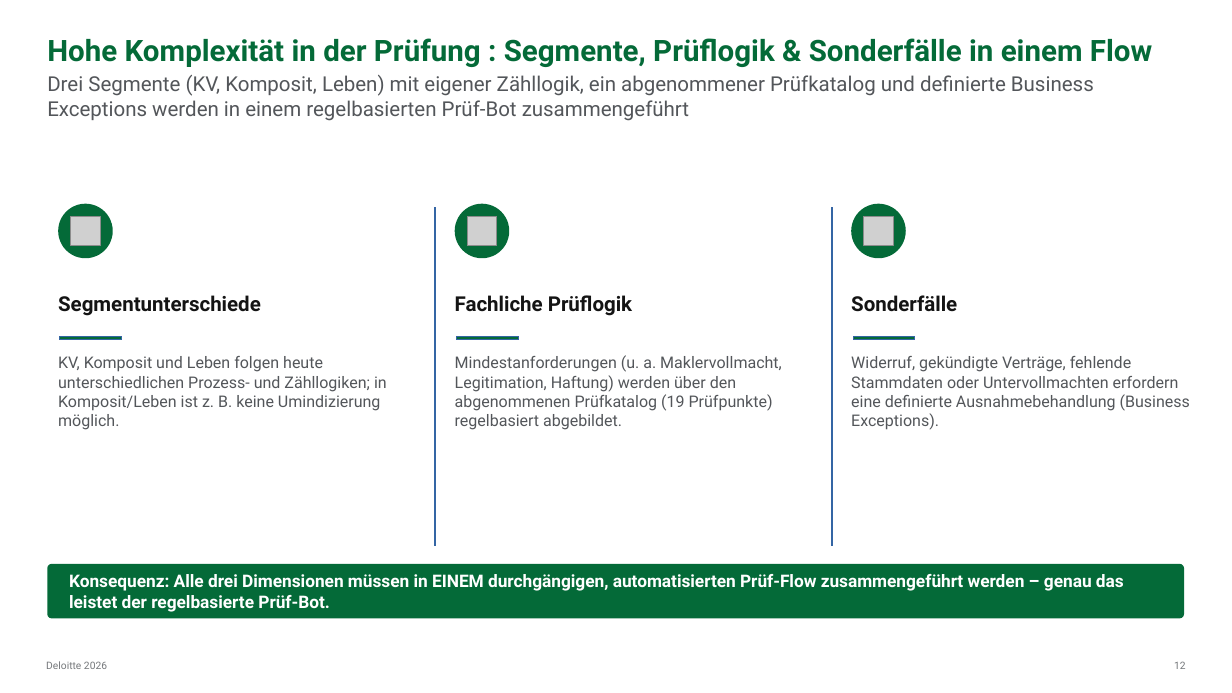
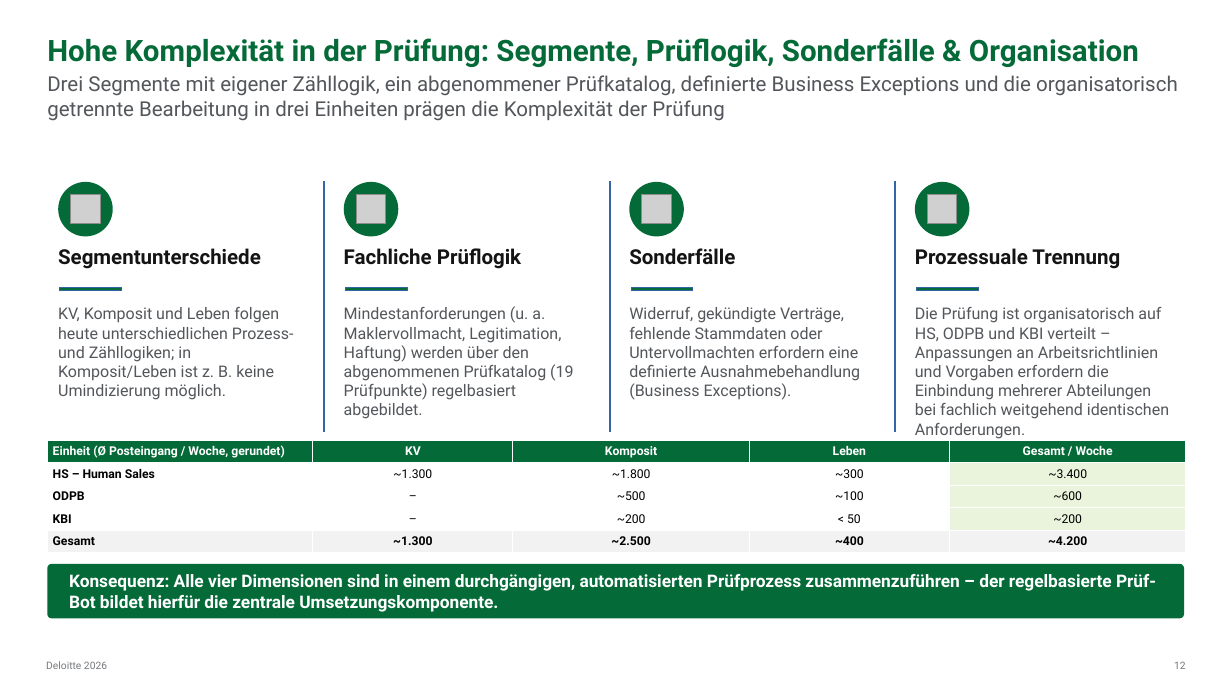
Before and after one commit to brenneisen-e/01_ki-arbeitsplatz, a slide deck: slide 12 of Bestandsuebertragung/kontextdokumente/20260702_ERGO_HR Sales_Makler meets KI_Angebot Deloitte_vworking.pptx. Drawn at 1232x693 pixels with LibreOffice and Linux fonts; fonts in the diff are those of the drawing; grey boxes stand for pictures. Boxes give left, top, right and bottom in pixels: in the first picture for what was removed or moved away, otherwise in the second. Text is boxed around its words. In the diff, an @@ line names an element or a change of style, - is before the commit and + after.

```diff
--- a/Bestandsuebertragung/kontextdokumente/20260702_ERGO_HR Sales_Makler meets KI_Angebot Deloitte_vworking.pptx
+++ b/Bestandsuebertragung/kontextdokumente/20260702_ERGO_HR Sales_Makler meets KI_Angebot Deloitte_vworking.pptx
@@ title at box(47, 38, 1139, 67): text changed @@
-Hohe Komplexität in der Prüfung : Segmente, Prüflogik & Sonderfälle in einem Flow
+Hohe Komplexität in der Prüfung: Segmente, Prüflogik, Sonderfälle & Organisation
@@ text at box(47, 75, 1178, 121): text changed @@
-Drei Segmente (KV, Komposit, Leben) mit eigener Zähllogik, ein abgenommener Prüfkatalog und definierte Business Exceptions werden in einem regelbasierten Prüf-Bot zusammengeführt
+Drei Segmente mit eigener Zähllogik, ein abgenommener Prüfkatalog, definierte Business Exceptions und die organisatorisch getrennte Bearbeitung in drei Einheiten prägen die Komplexität der Prüfung
@@ ellipse: place and size @@
-ellipse at box(58, 203, 113, 258)
+ellipse at box(58, 182, 113, 237)
@@ picture: place and size @@
-picture at box(71, 216, 101, 246)
+picture at box(71, 194, 101, 224)
@@ rectangle: place and size @@
-rectangle at box(434, 207, 435, 545)
+rectangle at box(323, 182, 324, 432)
@@ ellipse: place and size @@
-ellipse at box(455, 203, 509, 258)
+ellipse at box(344, 182, 398, 237)
@@ picture: place and size @@
-picture at box(468, 216, 497, 246)
+picture at box(357, 194, 386, 224)
@@ rectangle: place and size @@
-rectangle at box(832, 207, 833, 545)
+rectangle at box(609, 182, 610, 432)
@@ ellipse: place and size @@
-ellipse at box(851, 203, 906, 258)
+ellipse at box(629, 182, 684, 237)
@@ picture: place and size @@
-picture at box(864, 216, 894, 246)
+picture at box(642, 194, 672, 224)
@@ rectangle added at box(896, 182, 897, 432), fill #CFD2CC @@
@@ ellipse added at box(915, 182, 970, 237), fill #046A38 @@
@@ picture added at box(928, 194, 958, 224) @@
@@ text "Segmentunterschiede": place and size @@
-text "Segmentunterschiede" at box(58, 295, 261, 316)
+text "Segmentunterschiede" at box(58, 248, 261, 269)
@@ text "Fachliche Prüflogik": place and size @@
-text "Fachliche Prüflogik" at box(455, 295, 632, 316)
+text "Fachliche Prüflogik" at box(344, 248, 521, 269)
@@ text "Sonderfälle": place and size @@
-text "Sonderfälle" at box(851, 295, 957, 312)
+text "Sonderfälle" at box(629, 248, 735, 265)
@@ text added at box(915, 248, 1120, 269), 16 pt, text #141414, bold @@
+Prozessuale Trennung
@@ rectangle: place and size @@
-rectangle at box(60, 336, 122, 340)
+rectangle at box(60, 287, 122, 291)
@@ rectangle: place and size @@
-rectangle at box(457, 336, 518, 340)
+rectangle at box(346, 287, 408, 291)
@@ rectangle: place and size @@
-rectangle at box(853, 336, 915, 340)
+rectangle at box(631, 287, 693, 291)
@@ rectangle added at box(917, 287, 979, 291), fill #046A38 @@
@@ text "KV, Komposit und Leben folgen ..." rewrapped from box(58, 356, 387, 430) to box(58, 307, 294, 400) @@
@@ text "Mindestanforderungen (u. a. Maklervollmacht, Legitimation, ..." rewrapped from box(455, 355, 782, 430) to box(344, 306, 573, 419) @@
@@ text "Widerruf, gekündigte Verträge, fehlende Stammdaten ..." rewrapped from box(851, 356, 1190, 430) to box(629, 307, 860, 400) @@
@@ text added at box(915, 307, 1169, 439), 12.5 pt, text #53565A @@
+Die Prüfung ist organisatorisch auf HS, ODPB und KBI verteilt – Anpassungen an Arbeitsrichtlinien und Vorgaben erfordern die Einbindung mehrerer Abteilungen bei fachlich weitgehend identischen Anforderungen.
@@ table added at box(47, 440, 1187, 553), 5 rows, 5 columns @@
+Einheit (Ø Posteingang / Woche, gerundet) | KV | Komposit | Leben | Gesamt / Woche
+HS – Human Sales | ~1.300 | ~1.800 | ~300 | ~3.400
+ODPB | – | ~500 | ~100 | ~600
+KBI | – | ~200 | < 50 | ~200
+Gesamt | ~1.300 | ~2.500 | ~400 | ~4.200
@@ text at box(69, 574, 1156, 612): text changed @@
-Konsequenz: Alle drei Dimensionen müssen in EINEM durchgängigen, automatisierten Prüf-Flow zusammengeführt werden – genau das leistet der regelbasierte Prüf-Bot.
+Konsequenz: Alle vier Dimensionen sind in einem durchgängigen, automatisierten Prüfprozess zusammenzuführen – der regelbasierte Prüf-Bot bildet hierfür die zentrale Umsetzungskomponente.
```
Also in this commit, not shown: 5 other slides changed.
